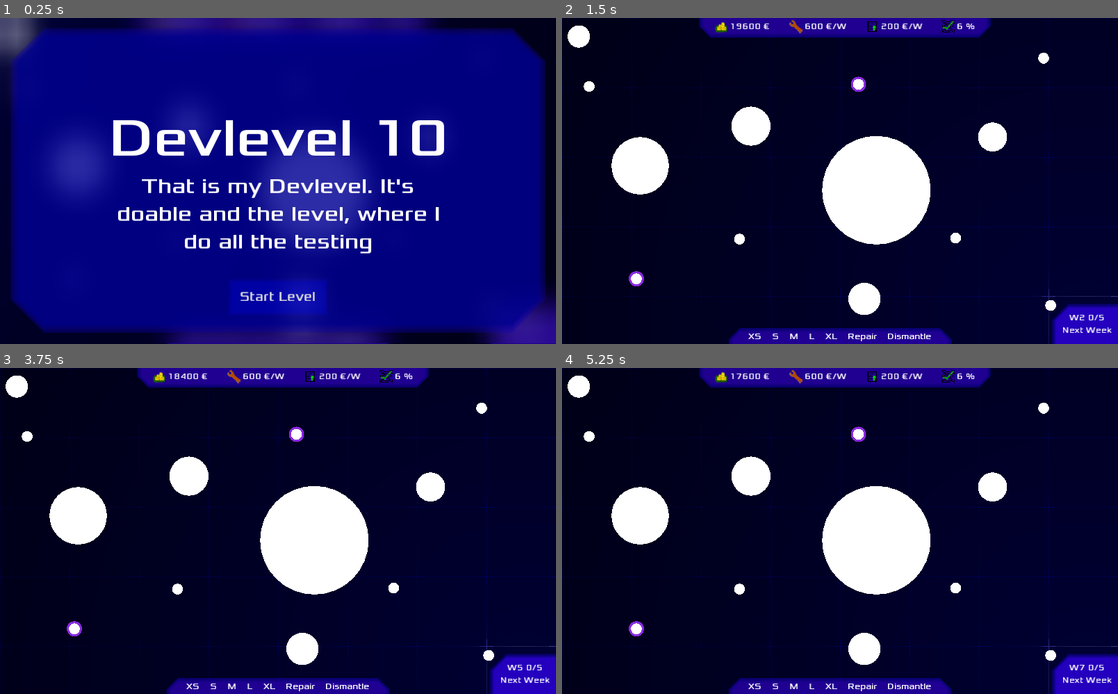
Above: before the commit, frames 1-4 (two rows, left to right).
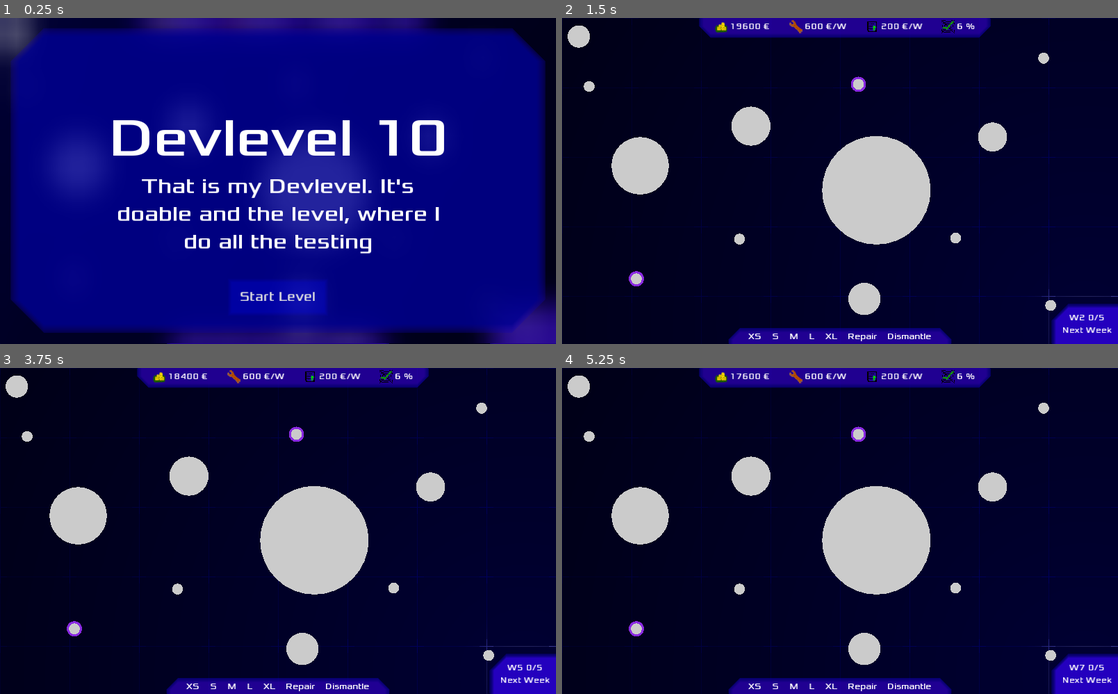
Above: after the commit, the same moments.

Repository: HaSa1002/internet-construction-game
Game: Godot game, scene res://maps/map10.tscn
Two runs of this game, one before a commit and one after it. Both use one fixed random seed, a clock stepped at 60 frames per second and the inputs below. This scene is started directly instead of the project's main scene.
Inputs:
- Up to frame 1 (0.25 s): no input
- Up to frame 2 (1.5 s): click "Start Level" at 0.5 s; click "W1 0/5 Next Week" at 1.25 s
- Up to frame 3 (3.75 s): click "W2 0/5 Next Week" at 2 s; click "W3 0/5 Next Week" at 2.75 s; click "W4 0/5 Next Week" at 3.5 s
- Up to frame 4 (5.25 s): click "W5 0/5 Next Week" at 4.25 s; click "W6 0/5 Next Week" at 5 s

The runs differ from the first frame. In frame 2, 8.5% of the frame differs, in the area x 1-89%, y 2-92%; in frame 3, 8.5%; in frame 4, 8.5%.

Commit message:
Change City Color

Diff:
--- a/city/City.gd
+++ b/city/City.gd
@@ -31,9 +31,9 @@
 func _draw() -> void:
 	if is_router:
 		draw_circle(Vector2.ZERO, get_radius() + get_ring_width()+2, Color.blueviolet)
-		draw_circle(Vector2.ZERO, get_radius(), Color.white)
+		draw_circle(Vector2.ZERO, get_radius(), Color(0.8,0.8,0.8))
 	else:
-		var color := Color.white #Color(0.3,0.3,0.3) if coverage == 0 else (Color.gray if coverage < 1 else Color.white)
+		var color := Color(0.8,0.8,0.8) #if coverage == 0 else (Color.gray if coverage < 1 else Color.white)
 		draw_circle(Vector2.ZERO, get_radius(), color)
 		var end_angle = 2*PI*coverage-0.5*PI
 		draw_arc(Vector2.ZERO, get_radius() + get_ring_width(), -0.5*PI, end_angle, 40,
